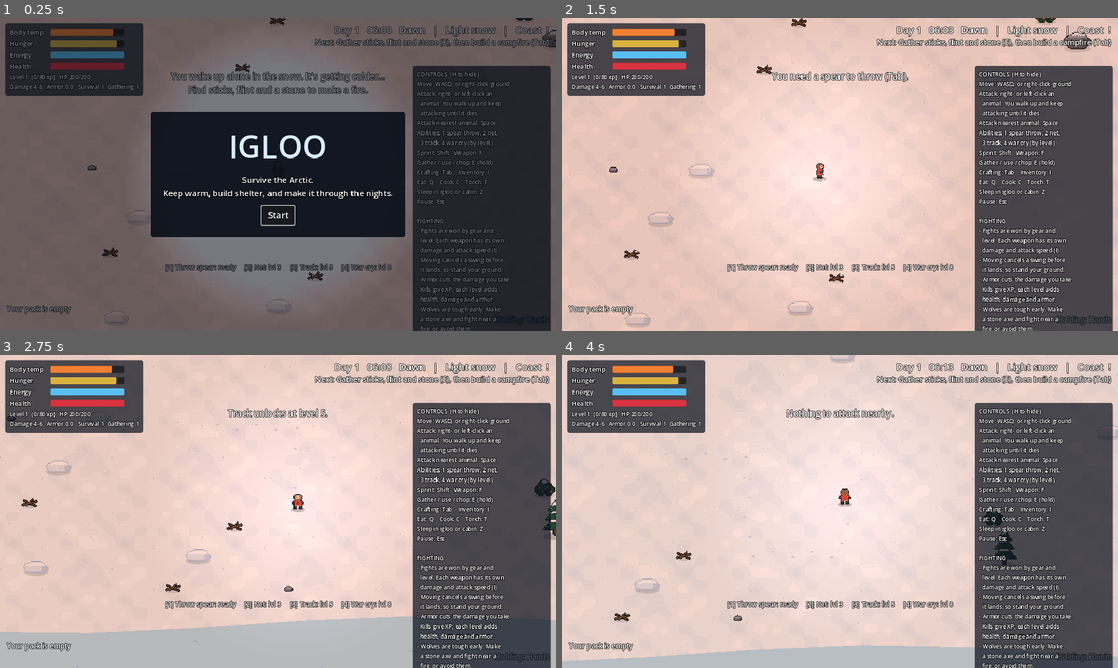
Above: before the commit, frames 1-4 (two rows, left to right).
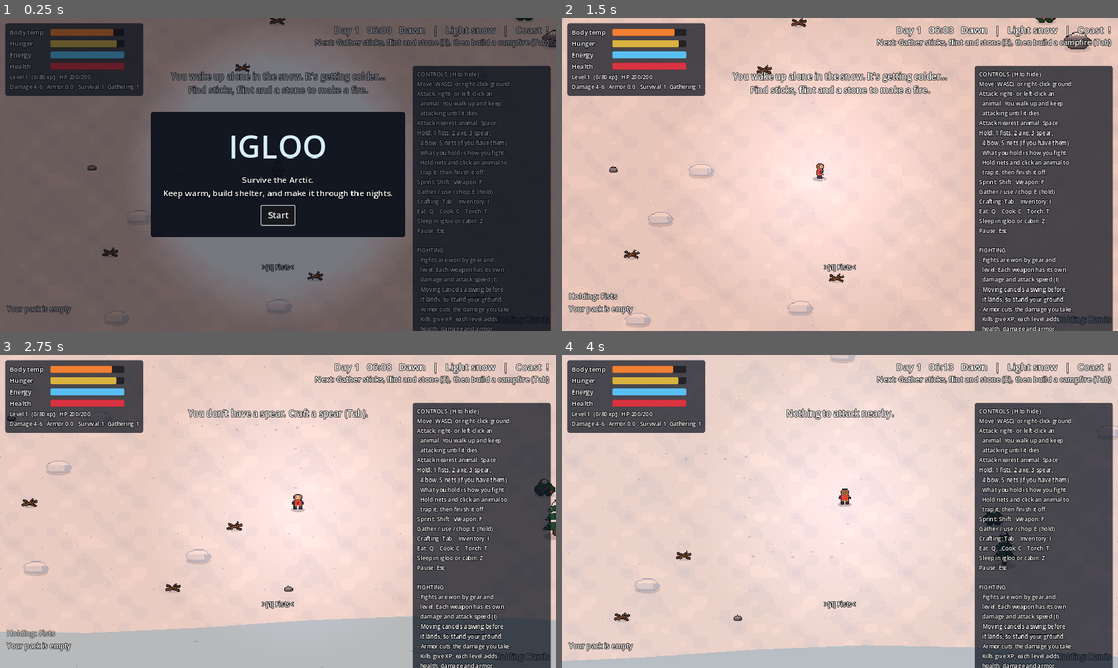
Above: after the commit, the same moments.

Repository: erik123567/Igloo
Game: Godot game, scene res://main.tscn
Two runs of this game, one before a commit and one after it. Both use one fixed random seed, a clock stepped at 60 frames per second and the inputs below.
Inputs (mouse positions are in pixels of both pictures, inside the frame that each line leads up to):
- Up to frame 1 (0.25 s): no input
- Up to frame 2 (1.5 s): click "Start" at 0.5 s; tap Enter (continue) at 1.25 s; move the mouse to (962, 158) at 1.27 s; hold D (move_right) from 1.28 s (still down); tap 1 (ability_1, bound only before the commit) at 1.35 s; click (962, 158) at 1.42 s
- Up to frame 3 (2.75 s): tap 2 (ability_2, bound only before the commit) at 1.55, 2.1 s; move the mouse to (166, 527) at 2.02 s; release D (move_right) at 2.03 s; hold S (move_down) from 2.03 s (still down); click (166, 527) at 2.17 s; tap 3 (ability_3, bound only before the commit) at 2.3 s
- Up to frame 4 (4 s): move the mouse to (895, 442) at 2.77 s; release S (move_down) at 2.78 s; hold D (move_right) 2.78-3.53 s; tap 3 (ability_3, bound only before the commit) at 2.85 s; click (895, 442) at 2.92 s; tap 4 (ability_4, bound only before the commit) at 3.05, 3.6 s; move the mouse to (812, 574) at 3.52 s; hold W (move_up) from 3.53 s (still down); click (812, 574) at 3.67 s; tap Space (attack) at 3.8 s

The runs differ from the first frame. In frame 1, 2.6% of the frame differs, in the area x 29-92%, y 35-100%; in frame 2, 5.9%, in the area x 1-92%, y 17-100%; in frame 3, 5.1%; in frame 4, 4.4%.

Commit message:
Fight with what you hold instead of level-unlocked abilities
Keys 1-5 pick what's in your hands (fists, axe, spear, bow, nets), and a
click on an animal uses it. Holding nets throws one to trap the animal,
then you switch back to your weapon. Throw spear, track and war cry are gone.

Co-Authored-By: Claude Opus 5.5 <noreply@anthropic.com>
Claude-Session: https://claude.ai/code/session_01YCsowYakhHQPR7bwZeZjoV

Diff:
--- a/scripts/hud.gd
+++ b/scripts/hud.gd
@@ -18,8 +18,11 @@
   animal. You walk up and keep
   attacking until it dies.
 Attack nearest animal: Space
-Abilities: 1 spear throw, 2 net,
-  3 track, 4 war cry (by level)
+Hold: 1 fists, 2 axe, 3 spear,
+  4 bow, 5 nets (if you have them)
+  What you hold is how you fight.
+  Hold nets and click an animal to
+  trap it, then finish it off.
 Sprint: Shift   Weapon: F
 Gather / use / chop: E (hold)
 Crafting: Tab    Inventory: I
@@ -246,8 +249,8 @@
 	cls[2].text = """You've reached level 6. Pick a class (this can't be changed):
 
 Hunter: +4 damage, 20% chance of a Giant Swing (+15), nets hold 1s longer.
-Tracker: 12% faster, +25% XP, Track lowers armor by 6 instead of 3.
-Shaman: regenerates health, loses 30% less heat, War cry heals 50."""
+Tracker: 12% faster and +25% XP from everything.
+Shaman: regenerates health and loses 30% less heat."""
 	_add_button(cls[3], "Hunter", func(): _pick_class("hunter"))
 	_add_button(cls[3], "Tracker", func(): _pick_class("tracker"))
 	_add_button(cls[3], "Shaman", func(): _pick_class("shaman"))
@@ -519,9 +522,12 @@
 
 	_status.text = _status_text()
 	var ab := []
-	for i in 4:
-		ab.append("[%d] %s: %s" % [i + 1, player.ABILITIES[i]["name"], player.ability_ready_text(i)])
-	_abilities.text = "     ".join(PackedStringArray(ab)) + ("     WAR CRY %ds" % int(player.warcry_time) if player.warcry_time > 0.0 else "")
+	for i in player.HOLDABLE.size():
+		var item: String = player.HOLDABLE[i]
+		if player.owns(item):
+			var nm: String = player.hold_name(item)
+			ab.append((">[%d] %s<" if item == player.weapon else "[%d] %s") % [i + 1, nm])
+	_abilities.text = "     ".join(PackedStringArray(ab))
 	var boss = null
 	var bd := 650.0
 	for b in get_tree().get_nodes_in_group("boss"):
--- a/scripts/main.gd
+++ b/scripts/main.gd
@@ -64,7 +64,7 @@
 	{"key": "spear_iron", "tool": "spear", "tier": 3, "bench": true, "name": "Iron spear", "cost": {"iron": 2, "logs": 1}, "note": "4 damage"},
 	{"key": "bow", "tool": "bow", "tier": 1, "bench": true, "name": "Bow", "cost": {"logs": 1, "sticks": 2}, "note": "shoot arrows from afar"},
 	{"key": "arrows", "name": "5 arrows", "cost": {"sticks": 2, "flint": 1}, "note": ""},
-	{"key": "nets", "name": "2 nets", "cost": {"hide": 1, "sticks": 4}, "note": "press 2 to throw: roots an animal for 3s"},
+	{"key": "nets", "name": "2 nets", "cost": {"hide": 1, "sticks": 4}, "note": "hold them (5) and click an animal to trap it for 3s"},
 	{"key": "rod", "tool": "rod", "tier": 1, "name": "Fishing rod", "cost": {"sticks": 3, "bone": 1}, "note": "fish through the ice (lake or sea ice)"},
 	{"key": "snare", "name": "Snare", "cost": {"sticks": 3, "hide": 1}, "note": "catches hares overnight"},
 	{"key": "fence", "name": "Fence", "cost": {"logs": 2}, "note": "wolves and bears can't get past"},
@@ -231,10 +231,11 @@
 		"craft_8": [KEY_8],
 		"cycle_weapon": [KEY_F],
 		"inventory": [KEY_I],
-		"ability_1": [KEY_1],
-		"ability_2": [KEY_2],
-		"ability_3": [KEY_3],
-		"ability_4": [KEY_4],
+		"hold_1": [KEY_1],
+		"hold_2": [KEY_2],
+		"hold_3": [KEY_3],
+		"hold_4": [KEY_4],
+		"hold_5": [KEY_5],
 		"torch": [KEY_T],
 		"toggle_help": [KEY_H],
 		"pause": [KEY_ESCAPE],
--- a/scripts/player.gd
+++ b/scripts/player.gd
@@ -45,15 +45,10 @@
 const MAX_LEVEL := 30
 var subclass := ""          # chosen at level 6: "hunter", "tracker" or "shaman"
 
-## Abilities on keys 1-4: unlock level, energy cost, cooldown.
-const ABILITIES := [
-	{"key": "throw", "name": "Throw spear", "level": 1, "energy": 10.0, "cd": 6.0},
-	{"key": "net", "name": "Net", "level": 3, "energy": 5.0, "cd": 12.0},
-	{"key": "track", "name": "Track", "level": 5, "energy": 10.0, "cd": 20.0},
-	{"key": "warcry", "name": "War cry", "level": 8, "energy": 25.0, "cd": 40.0},
-]
-var ability_cd := [0.0, 0.0, 0.0, 0.0]
-var warcry_time := 0.0
+## What you can hold, on keys 1-5. What you hold decides what a click on an animal does.
+const HOLDABLE := ["hands", "axe", "spear", "bow", "net"]
+var _prev_weapon := "hands"   # what you go back to after throwing a net
+
 
 ## Skills level up with XP as you play (1 to 10).
 var skills := {
@@ -109,6 +104,7 @@
 	"axe": {"dmg": [[4, 6], [9, 12], [13, 16], [18, 23], [27, 33]], "cooldown": 1.6, "point": 0.35, "range": 36.0},
 	"spear": {"dmg": [[4, 6], [10, 13], [12, 15], [19, 24], [27, 33]], "cooldown": 1.8, "point": 0.4, "range": 58.0},
 	"bow": {"dmg": [[10, 14]], "cooldown": 2.0, "point": 0.45, "range": 260.0},
+	"net": {"dmg": [[0, 0]], "cooldown": 1.0, "point": 0.3, "range": 200.0},
 }
 ## Armor points: worn armor piece, plus coats.
 const ARMOR_POINTS := [0.0, 4.0, 7.0, 10.0]
@@ -208,8 +204,6 @@
 		speed *= 1.08
 	if armor >= 2:
 		speed *= 0.95
-	if warcry_time > 0.0:
-		speed *= 1.15
 	if subclass == "tracker":
 		speed *= 1.12
 	var want := dir.limit_length(1.0) * speed
@@ -343,9 +337,9 @@
 			_use_target()
 		elif Input.is_action_pressed("interact") and target.can_interact(self):
 			_use_target()  # holding E repeats, handy for snow blocks
-	for i in 4:
-		if Input.is_action_just_pressed("ability_%d" % (i + 1)):
-			use_ability(i)
+	for i in HOLDABLE.size():
+		if Input.is_action_just_pressed("hold_%d" % (i + 1)):
+			hold(HOLDABLE[i])
 	if Input.is_action_just_pressed("attack"):
 		var near = _nearest_attackable(220.0)
 		if near != null:
@@ -431,8 +425,6 @@
 
 func attack_cooldown() -> float:
 	var spd := 1.0 + 0.02 * (level - 1)
-	if warcry_time > 0.0:
-		spd += 0.3
 	return float(weapon_stats()["cooldown"]) / spd
 
 
@@ -457,9 +449,6 @@
 
 func _update_combat(delta: float) -> void:
 	_atk_cd = maxf(_atk_cd - delta, 0.0)
-	for i in 4:
-		ability_cd[i] = maxf(ability_cd[i] - delta, 0.0)
-	warcry_time = maxf(warcry_time - delta, 0.0)
 	if subclass == "shaman" and health < max_health and not dead:
 		health = minf(health + 1.5 * delta, max_health)
 	if _swing_t >= 0.0:
@@ -473,6 +462,10 @@
 		return
 	var to_t: Vector2 = order_target.position - position
 	if to_t.length() <= attack_range() + order_target.hit_radius and _atk_cd <= 0.0:
+		if weapon == "net" and inventory["net"] <= 0:
+			say("You're out of nets.")
+			weapon = _prev_weapon
+			return
 		if weapon == "bow" and inventory["arrows"] <= 0:
 			say("You're out of arrows. Craft more (Tab) or switch weapons (F).")
 			order_target = null
@@ -492,6 +485,14 @@
 	var t = _swing_target
 	if t == null or not is_instance_valid(t) or t.is_queued_for_deletion():
 		return
+	if weapon == "net":
+		inventory["net"] -= 1
+		main.throw_projectile("net", self, t, 0.0)
+		main.audio.play("swing", null, -4.0, 0.0, 0.6)
+		weapon = _prev_weapon   # back to your weapon to fight the trapped animal
+		_atk_cd = 0.3
+		main.hud.show_toast("Net thrown! Holding: %s" % weapon.capitalize())
+		return
 	var dr := damage_range()
 	var dmg := float(randi_range(dr[0], dr[1]))
 	if subclass == "hunter" and randf() < 0.2:
@@ -516,14 +517,13 @@
 
 func _cycle_weapon() -> void:
 	var options := ["hands"]
-	for w in ["axe", "spear", "bow"]:
-		if tools[w]:
+	for w in ["axe", "spear", "bow", "net"]:
+		if owns(w):
 			options.append(w)
 	if options.size() == 1:
 		say("You only have your fists. Craft an axe, spear or bow (Tab).")
 		return
-	weapon = options[(options.find(weapon) + 1) % options.size()]
-	main.hud.show_toast("Holding: %s" % weapon.capitalize())
+	hold(options[(options.find(weapon) + 1) % options.size()])
 
 
 func _light_torch() -> void:
@@ -813,9 +813,6 @@
 		main.audio.play("chime", null, -4.0, 0.0)
 		main.puff(position + Vector2(0, -10), Color(1, 0.9, 0.4), 20, 80.0)
 		main.hud.show_message("Level %d! Max health %d, damage +%d, armor +%.1f." % [level, int(max_health), level - 1, 0.3 * (level - 1)], 5.0)
-		for ab in ABILITIES:
-			if int(ab["level"]) == level:
-				main.hud.show_toast("New ability: %s" % ab["name"])
 		if level >= 6 and subclass == "":
 			main.hud.show_class_choice()
 
@@ -844,80 +841,40 @@
 	main.hud.show_message("%s is now level %d: %s." % [name.capitalize(), level, what], 5.0)
 
 
-# ---------- Abilities ----------
-
-## Who an ability aims at: your current target, else the animal under the mouse, else the nearest.
-func _ability_target(max_range: float):
-	var t = order_target
-	if t == null or not is_instance_valid(t) or t.is_queued_for_deletion():
-		t = animal_at(get_global_mouse_position())
-	if t == null:
-		t = _nearest_attackable(max_range)
-	if t != null and t.position.distance_to(position) > max_range + t.hit_radius:
-		return null
-	return t
-
-
-func ability_ready_text(i: int) -> String:
-	var ab: Dictionary = ABILITIES[i]
-	if level < int(ab["level"]):
-		return "lvl %d" % ab["level"]
-	if ability_cd[i] > 0.0:
-		return "%ds" % int(ceil(ability_cd[i]))
-	if ab["key"] == "net":
-		return "x%d" % inventory["net"]
-	return "ready"
-
-
-func use_ability(i: int) -> void:
-	var ab: Dictionary = ABILITIES[i]
-	if level < int(ab["level"]):
-		say("%s unlocks at level %d." % [ab["name"], ab["level"]])
-		return
-	if ability_cd[i] > 0.0:
-		return
-	var cost: float = ab["energy"]
-	if energy < cost:
-		say("Not enough energy for %s." % ab["name"])
-		return
-	match ab["key"]:
-		"throw":
-			if int(tools["spear"]) == 0:
-				say("You need a spear to throw (Tab).")
-				return
-			var t = _ability_target(280.0)
-			if t == null:
-				say("No animal in throwing range.")
-				return
-			var r: Array = WEAPONS["spear"]["dmg"][clampi(int(tools["spear"]), 0, 4)]
-			var dmg := 1.5 * float(randi_range(int(r[0]) + level - 1, int(r[1]) + level - 1))
-			main.throw_projectile("spear", self, t, dmg)
-			main.audio.play("bow", null, -2.0, 0.0, 0.7)
+# ---------- What you hold ----------
+
+func owns(item: String) -> bool:
+	match item:
+		"hands":
+			return true
 		"net":
-			if inventory["net"] <= 0:
-				say("You have no nets. Craft some (Tab): hide and sticks.")
-				return
-			var t = _ability_target(220.0)
-			if t == null:
-				say("No animal in range to net.")
-				return
-			inventory["net"] -= 1
-			main.throw_projectile("net", self, t, 0.0)
-			main.audio.play("swing", null, -4.0, 0.0, 0.6)
-		"track":
-			var t = _ability_target(400.0)
-			if t == null:
-				say("No animal in sight to track.")
-				return
-			t.apply_track(20.0, 6.0 if subclass == "tracker" else 3.0)
-			main.float_text(t.position + Vector2(0, -30), "Tracked: -armor", Color(1, 0.8, 0.3))
-			main.audio.play("chime", null, -10.0, 0.0, 1.4)
-		"warcry":
-			warcry_time = 10.0
-			if subclass == "shaman":
-				health = minf(health + 50.0, max_health)
-			main.float_text(position + Vector2(0, -30), "WAR CRY!", Color(1, 0.5, 0.3))
-			main.audio.play("howl", null, -4.0, 0.0, 1.5)
-			main.shake(3.0)
-	energy -= cost
-	ability_cd[i] = float(ab["cd"])
+			return inventory["net"] > 0
+		_:
+			return int(tools.get(item, 0)) > 0
+
+
+func hold(item: String) -> void:
+	if not owns(item):
+		var how := {"axe": "Craft an axe (Tab).", "spear": "Craft a spear (Tab).", "bow": "Craft a bow (Tab).",
+			"net": "Craft nets at the crafting menu (Tab): hide and sticks."}
+		say("You don't have a %s. %s" % [item, how.get(item, "")])
+		return
+	if item == "net" and weapon != "net":
+		_prev_weapon = weapon
+	weapon = item
+	_cancel_swing()
+	main.hud.show_toast("Holding: %s" % hold_name(item))
+
+
+func hold_name(item: String) -> String:
+	var tiers := ["", "Stone ", "Bone ", "Iron ", "Steel "]
+	match item:
+		"hands":
+			return "Fists"
+		"axe", "spear":
+			return tiers[clampi(int(tools[item]), 0, 4)] + item
+		"bow":
+			return "Bow (%d arrows)" % inventory["arrows"]
+		"net":
+			return "Nets x%d" % inventory["net"]
+	return item
--- a/tests/smoke_test.gd
+++ b/tests/smoke_test.gd
@@ -331,21 +331,26 @@
 			p._cancel_swing()
 			p._update_combat(0.4)
 			assert(w.hp == hp_before)
-			# abilities: throw a spear, then net it
-			test_wolf = w
-			p.tools["spear"] = 4
-			p.energy = 100.0
-			p.inventory["net"] = 1
-			p.ability_cd = [0.0, 0.0, 0.0, 0.0]
-			p.use_ability(1)
-			p.use_ability(2)
-			p.use_ability(3)
-			p.use_ability(0)
-			print("ability cooldowns: ", p.ability_cd, " nets left ", p.inventory["net"], " war cry ", p.warcry_time)
-			assert(p.ability_cd[0] > 0.0 and p.ability_cd[1] > 0.0 and p.inventory["net"] == 0 and p.warcry_time > 0.0)
+			# what you hold is how you fight: hold nets, click an animal, it gets trapped
+			test_wolf = load("res://scripts/wolf.gd").new()
+			test_wolf.main = main
+			test_wolf.position = p.position + Vector2(120, 0)
+			main.world.add_child(test_wolf)
+			p.weapon = "spear"
+			p.hold("bow")
+			p.inventory["net"] = 2
+			p.hold("net")
+			assert(p.weapon == "net")
+			p._atk_cd = 0.0
+			p._swing_t = -1.0
+			p.attack_order(test_wolf)
+			p._update_combat(0.0)
+			p._update_combat(0.35)
+			print("after net throw: holding ", p.weapon, " nets left ", p.inventory["net"])
+			assert(p.inventory["net"] == 1 and p.weapon == "bow")
 		488:
 			if is_instance_valid(test_wolf) and not test_wolf.is_queued_for_deletion():
-				print("wolf after spear and net: hp ", test_wolf.hp, " rooted ", test_wolf._root_t, " slowed ", test_wolf._slow_t)
+				print("wolf after net: hp ", test_wolf.hp, " rooted ", test_wolf._root_t)
 				assert(test_wolf._root_t > 0.0)
 			# dying drops your pack and you wake up at home
 			p.inventory["logs"] = 7
